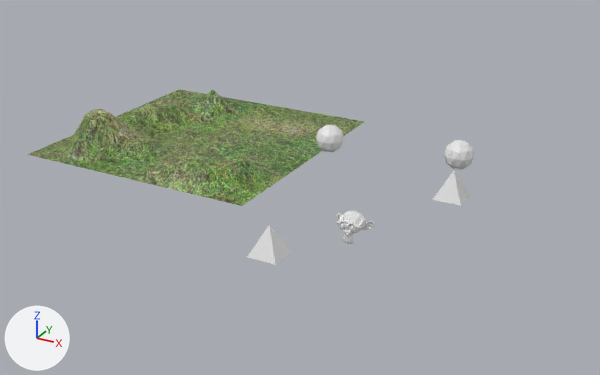
The Blender file project/Application/BlenderScenes/testScene.blend: old version first, new version second.
Both versions are drawn from a 50 mm lens placed at (20.4, -49.0, 24.0), pointed at (-7.0, 0.8, -0.9). Arrows for +X, +Y and +Z are at lower left; the lights stay in place. The first picture is the older version.

Objects in the first picture: 'ICO球', 'ICO球.001', 'Plane', 'PlayerSpawn', 'PrototypeEnemySpawn.001', 'PrototypeEnemySpawn.002'.
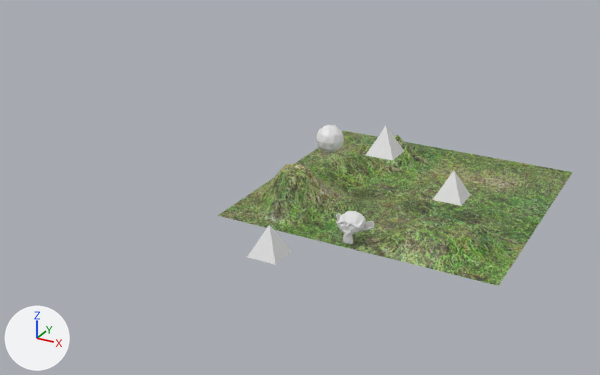
Where the change shows, as pixel boxes (x1, y1, x2, y2) in the pictures (600 x 375 px):
'Plane', moved: before (27, 89, 364, 206); after (218, 131, 573, 286)
'ICO球.001', hidden: before (443, 140, 475, 170)
'PlayerSpawn', moved: before (336, 211, 375, 244); after (336, 211, 374, 244)
'PrototypeEnemySpawn.003', added: after (366, 126, 404, 160)

What changed in the scene script:
```text
Change ob_plane:
    ob_plane.location: (-17.93, 4.25, 0.0) -> (0.02, 4.25, -1.18)
Change ob_ico球_001:
    add ob_ico球_001.hide_set(True)
Change ob_playerspawn:
    ob_playerspawn.location: (0.0, -4.96, 0.0) -> (0.0, -5.0, 0.0)
Add ob_prototypeenemyspawn_003:
    ob_prototypeenemyspawn_003 = bpy.data.objects.new('PrototypeEnemySpawn.003', me_enemy.copy())  # the mesh of ob_prototypeenemyspawn_002
    ob_prototypeenemyspawn_003.location = (0.0, 0.0, 3.4)
```
